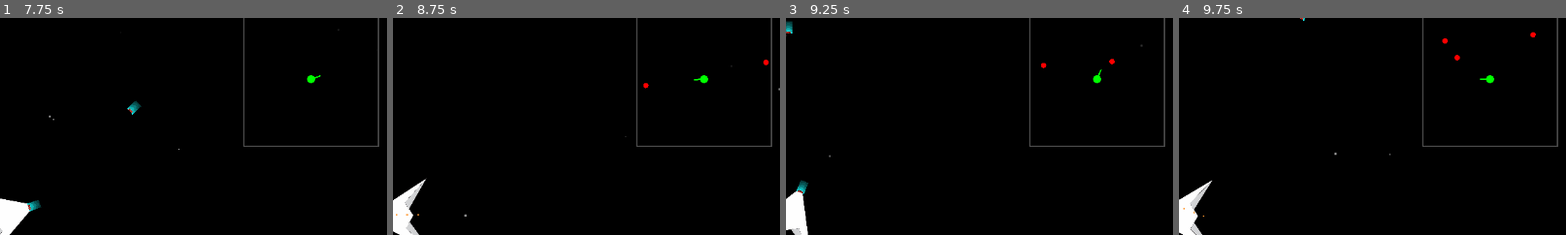
Above: before the commit, frames 1-4 (left to right).
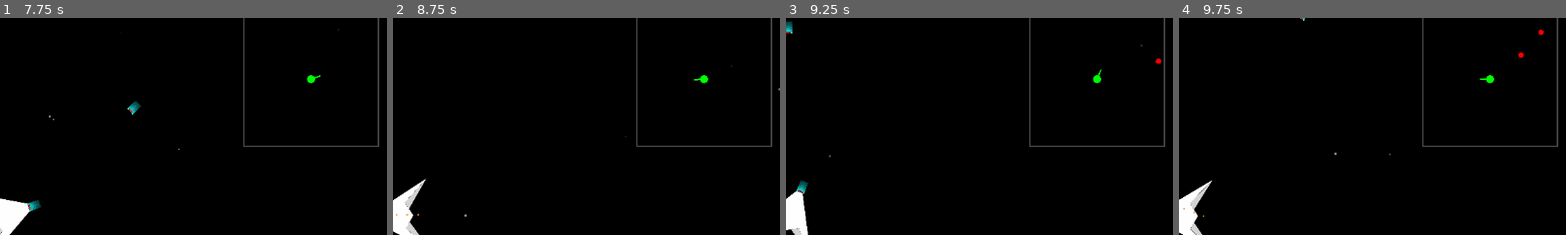
Above: after the commit, the same moments.

Repository: Maretesus666/Apeiron
Game: Godot game, scene res://scenes/menu.tscn
Two runs of this game, one before a commit and one after it. Both use one fixed random seed, a clock stepped at 60 frames per second and the inputs below.
Inputs (mouse positions are % of the whole screen's width and height, from its top left):
- Up to frame 1 (7.75 s): click "JUGAR" at 0.5 s; move the mouse to (72, 45) at 1.27 s; press the mouse at (72, 45) at 1.28 s; hold D (move_right) 1.28-2.03 s; move the mouse to (30, 55) at 2.02 s; release the mouse at (30, 55) at 2.03 s; hold S (move_down) 2.03-2.78 s; click (30, 55) at 2.1 s; move the mouse to (60, 28) at 2.77 s; press the mouse at (60, 28) at 2.78 s; hold D (move_right) 2.78-3.53 s; move the mouse to (45, 70) at 3.52 s; release the mouse at (45, 70) at 3.53 s; hold W (move_up) 3.53-4.28 s; click (45, 70) at 3.6 s; move the mouse to (80, 65) at 4.27 s; press the mouse at (80, 65) at 4.28 s; hold A (move_left) 4.28-5.78 s; move the mouse to (20, 35) at 5.02 s; release the mouse at (20, 35) at 5.03 s; click (20, 35) at 5.1 s; move the mouse to (55, 50) at 5.77 s; press the mouse at (55, 50) at 5.78 s; hold S (move_down) 5.78-6.53 s; move the mouse to (35, 25) at 6.52 s; release the mouse at (35, 25) at 6.53 s; hold D (move_right) 6.53-7.28 s; click (35, 25) at 6.6 s; move the mouse to (72, 45) at 7.27 s; press the mouse at (72, 45) at 7.28 s; hold W (move_up) from 7.28 s (still down)
- Up to frame 2 (8.75 s): move the mouse to (30, 55) at 8.02 s; release W (move_up) at 8.03 s; release the mouse at (30, 55) at 8.03 s; hold D (move_right) from 8.03 s (still down); click (30, 55) at 8.1 s
- Up to frame 3 (9.25 s): move the mouse to (60, 28) at 8.77 s; release D (move_right) at 8.78 s; press the mouse at (60, 28) at 8.78 s; hold S (move_down) from 8.78 s (still down)
- Up to frame 4 (9.75 s): move the mouse to (45, 70) at 9.52 s; release S (move_down) at 9.53 s; release the mouse at (45, 70) at 9.53 s; hold A (move_left) from 9.53 s (still down); click (45, 70) at 9.6 s
The pictures show only the part of the screen within x 49-99%, y 4-54%; the shares and areas given below are measured in that part.

Frame 1 is identical in both runs. In frame 2, less than 0.1% of the frame differs, in the area x 64-98%, y 19-33%; in frame 3, 0.1%; in frame 4, 0.2%, in the area x 67-95%, y 5-20%.

Commit message:
hub cambios

Diff:
--- a/apeiron-godot/scenes/Hub.tscn
+++ b/apeiron-godot/scenes/Hub.tscn
@@ -57,8 +57,8 @@
 
 [node name="VBoxContainer" type="VBoxContainer" parent="TabContainer/Clicker"]
 layout_mode = 0
-offset_right = 40.0
-offset_bottom = 40.0
+offset_right = 829.99994
+offset_bottom = 630.0
 scale = Vector2(0.1, 0.1)
 
 [node name="PointsLabel" type="Label" parent="TabContainer/Clicker/VBoxContainer"]
--- a/apeiron-godot/scripts/enemigo.gd
+++ b/apeiron-godot/scripts/enemigo.gd
@@ -1,9 +1,9 @@
 extends Area2D
 
 @export var acceleration: float = 400.0
-@export var max_speed: float = 2000.0
-@export var friction: float = 100.0
-@export var rotation_speed: float = 50.0
+@export var max_speed: float = 800.0
+@export var friction: float = 0.0
+@export var rotation_speed: float =  5.0
 @export var health = 3
 @export var damage = 1
 
